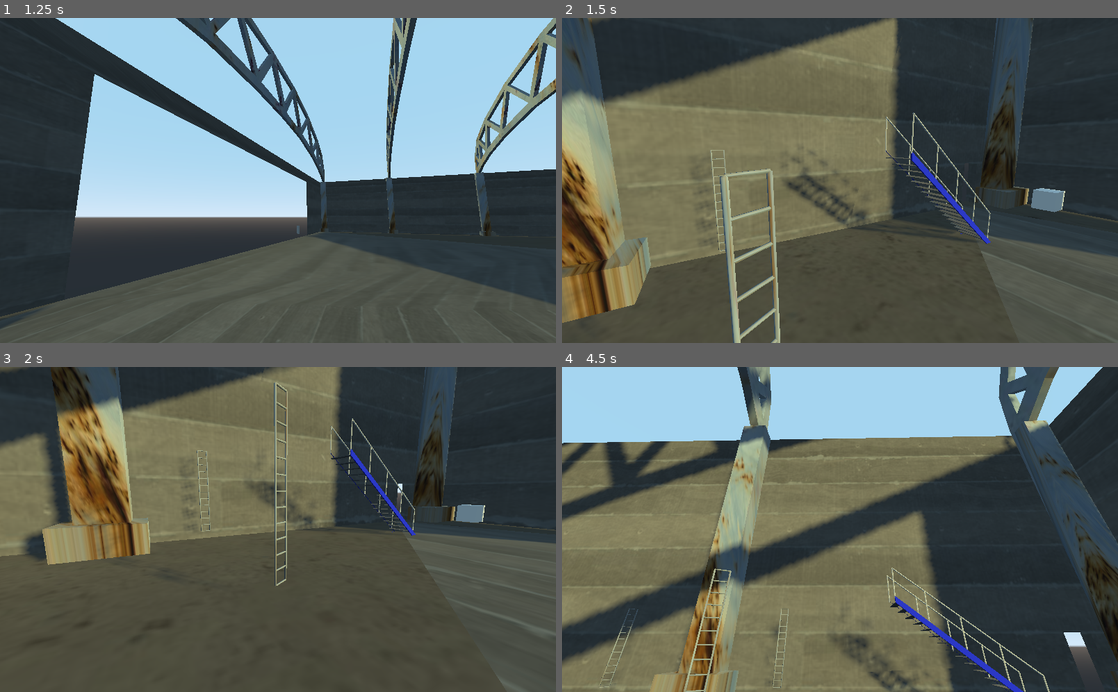
Above: before the commit, frames 1-4 (two rows, left to right).
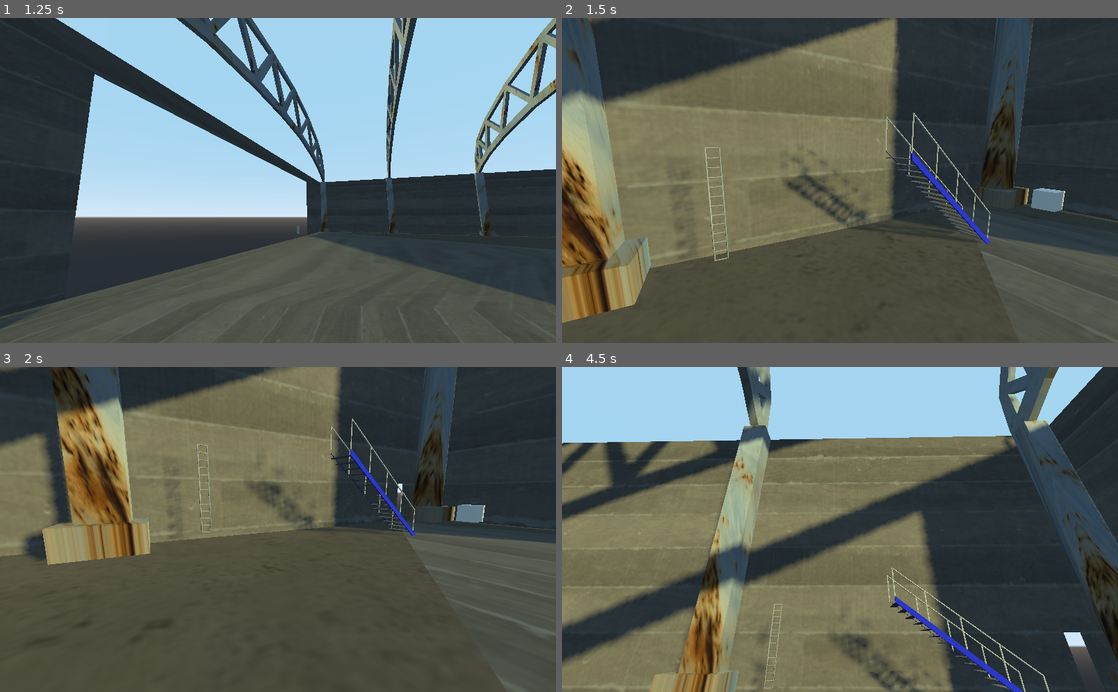
Above: after the commit, the same moments.

Repository: 00steve/Mesa
Game: Godot game, scene res://Mesa.tscn
Two runs of this game, one before a commit and one after it. Both use one fixed random seed, a clock stepped at 60 frames per second and the inputs below.
Inputs (mouse positions are in pixels of both pictures, inside the frame that each line leads up to):
- Up to frame 1 (1.25 s): tap Enter at 0.5 s; move the mouse to (400, 164) at 0.52 s; hold D (move_right) from 0.53 s (still down); tap Space (move_jump) at 0.77 s
- Up to frame 2 (1.5 s): move the mouse to (728, 196) at 1.27 s; release D (move_right) at 1.28 s; hold S (move_backward) from 1.28 s (still down)
- Up to frame 3 (2 s): keep holding S (move_backward); tap Space (move_jump) at 1.52 s
- Up to frame 4 (4.5 s): move the mouse to (895, 458) at 2.02 s; release S (move_backward) at 2.03 s; hold D (move_right) 2.03-2.78 s; move the mouse to (812, 594) at 2.77 s; hold W (move_forward) 2.78-3.53 s; tap Space (move_jump) at 3.02, 3.77 s; move the mouse to (1006, 578) at 3.52 s; hold A (move_left) from 3.53 s (still down); move the mouse to (673, 480) at 4.27 s

Frame 1 is identical in both runs. In frame 2, 2.1% of the frame differs, in the area x 0-40%, y 39-100%; in frame 3, 0.8%; in frame 4, 0.8%.

Commit message:
created ladders class to handle any ladders that are added to any scenes

Diff:
--- /dev/null
+++ b/Hangar1.gd
@@ -0,0 +1,25 @@
+extends Spatial
+
+
+# Declare member variables here. Examples:
+# var a = 2
+# var b = "text"
+var playerNode;
+var playerBody;
+
+# Called when the node enters the scene tree for the first time.
+func _ready():
+	#get player objects
+	playerNode = get_parent().get_parent().get_node("Player");
+	if(!playerNode):
+		print("Player node not found");
+	playerBody = playerNode.get_node("PlayerBody");
+	if(!playerBody):
+		print("Player has no collision shape");
+
+
+
+
+# Called every frame. 'delta' is the elapsed time since the previous frame.
+#func _process(delta):
+#	pass
--- a/Ladders.gd
+++ b/Ladders.gd
@@ -9,22 +9,15 @@
 
 # Called when the node enters the scene tree for the first time.
 func _ready():
-	#get player objects
-	var playerNode = get_parent().get_node("Player");
-	if(!playerNode):
-		error("Player node not found");
-	var playerBody = playerNode.get_node("PlayerBody");
-	if(!playerBody):
-		error("Player has no collision shape");
-
+	var playerBody = self.get_parent().get_node("Environment").get("playerBody");
 	#loop through each of the ladders in the ladder group
 	var count = 0;
 	var area;
-	for node in self.get_children():
+	for node in self.get_parent().get_node("Ladders").get_children():
+		print("stuff");
 		area = node.get_node("LadderArea");
 		area.connect("start_climbing",playerBody,"startClimbing");
 		area.connect("end_climbing",playerBody,"endClimbing");
-
 
 # Called every frame. 'delta' is the elapsed time since the previous frame.
 #func _process(delta):
--- /dev/null
+++ b/Ladders.tscn
@@ -0,0 +1,6 @@
+[gd_scene load_steps=2 format=2]
+
+[ext_resource path="res://Ladders.gd" type="Script" id=1]
+
+[node name="Ladders" type="Node"]
+script = ExtResource( 1 )
--- a/Mesa.tscn
+++ b/Mesa.tscn
@@ -1,10 +1,11 @@
-[gd_scene load_steps=6 format=2]
+[gd_scene load_steps=7 format=2]
 
 [ext_resource path="res://Player.tscn" type="PackedScene" id=1]
 [ext_resource path="res://TheHangar.tscn" type="PackedScene" id=2]
 [ext_resource path="res://Mesa.gd" type="Script" id=3]
 [ext_resource path="res://Ladder.tscn" type="PackedScene" id=4]
-[ext_resource path="res://Ladders.gd" type="Script" id=5]
+[ext_resource path="res://Ladders.tscn" type="PackedScene" id=5]
+[ext_resource path="res://Hangar1.gd" type="Script" id=6]
 
 [node name="Mesa" type="Spatial"]
 script = ExtResource( 3 )
@@ -12,19 +13,13 @@
 [node name="Player" parent="." instance=ExtResource( 1 )]
 transform = Transform( 1, 0, 0, 0, 1, 0, 0, 0, 1, -31, 3, -41 )
 
-[node name="Ladders" type="Node" parent="."]
-script = ExtResource( 5 )
+[node name="Hangar1" type="Spatial" parent="."]
 
-[node name="Ladder" parent="Ladders" instance=ExtResource( 4 )]
-transform = Transform( 0.5, 0, 0.866025, 0, 1, 0, -0.866025, 0, 0.5, -36.7502, 3.92207, -30.1287 )
+[node name="Environment" parent="Hangar1" instance=ExtResource( 2 )]
+transform = Transform( 1, 0, 0, 0, 1, 0, 0, 0, 1, 20, 1, 0 )
+script = ExtResource( 6 )
 
-[node name="Ladder2" parent="Ladders" instance=ExtResource( 4 )]
-transform = Transform( 1, 0, 0, 0, 1, 0, 0, 0, 1, -36.7502, 3.92207, -37.1287 )
+[node name="Ladders" parent="Hangar1" instance=ExtResource( 5 )]
 
-[node name="Ladder3" parent="Ladders" instance=ExtResource( 4 )]
-transform = Transform( -0.866025, 0, -0.5, 0, 1, 0, 0.5, 0, -0.866025, -30.7502, 3.92207, -37.1287 )
-
-[node name="Hangar1" type="Node" parent="."]
-
-[node name="Hangar1Model" parent="Hangar1" instance=ExtResource( 2 )]
-transform = Transform( 1, 0, 0, 0, 1, 0, 0, 0, 1, 20, 1, 0 )
+[node name="Ladder" parent="Hangar1/Ladders" instance=ExtResource( 4 )]
+transform = Transform( 1, 0, 0, 0, 1, 0, 0, 0, 1, -36, 4, -37 )
